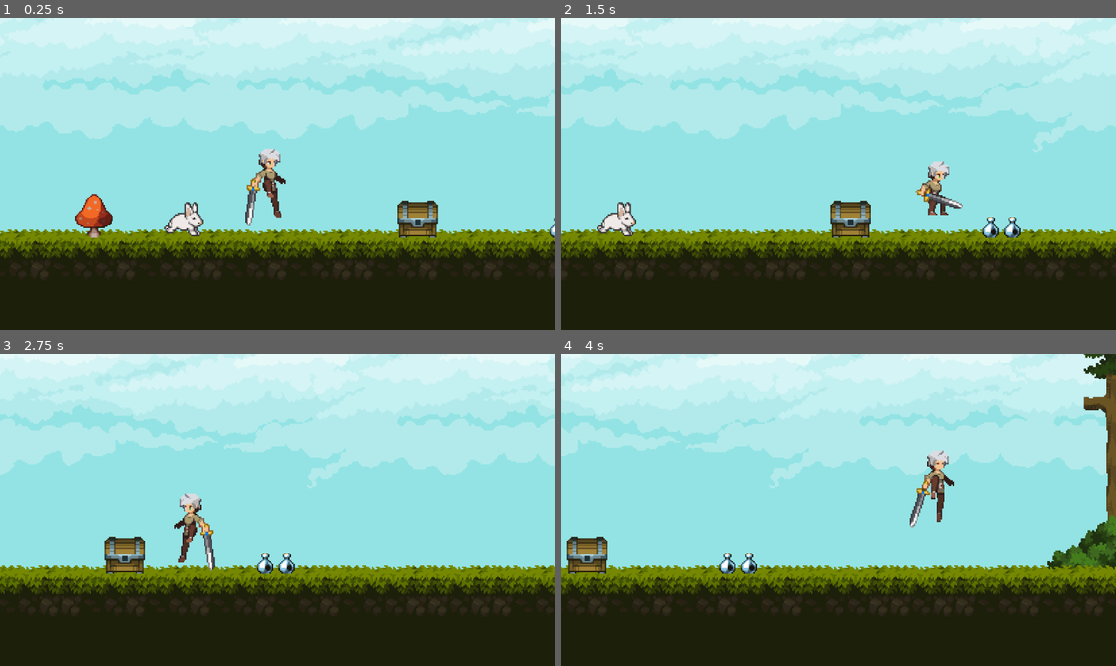
Above: before the commit, frames 1-4 (two rows, left to right).
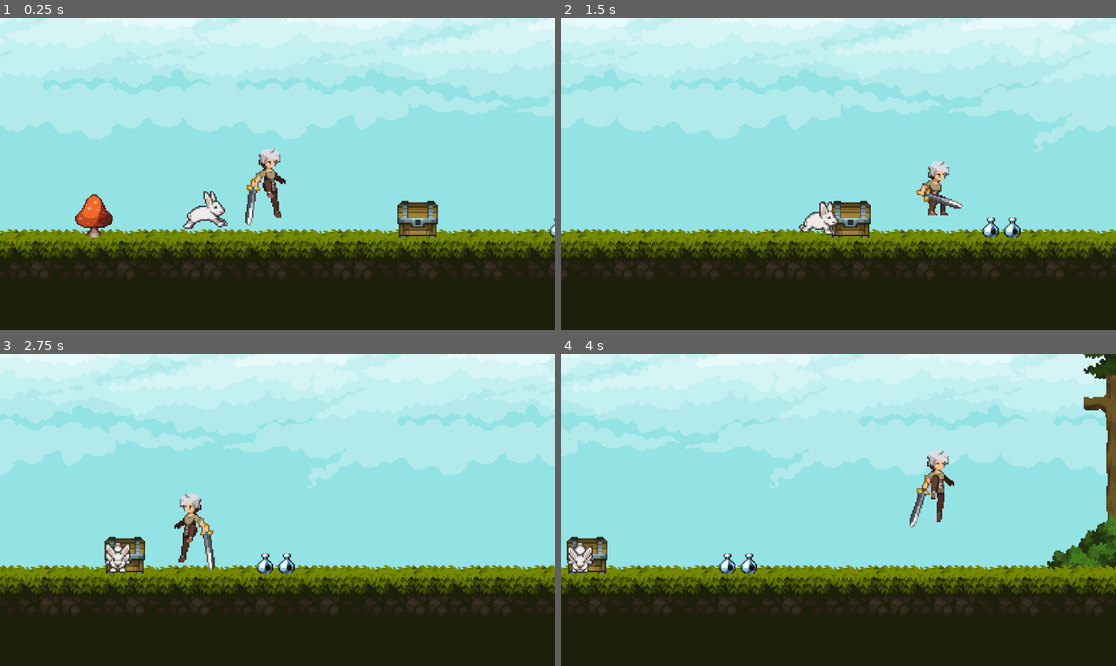
Above: after the commit, the same moments.

Repository: koljapluemer/lingua-escape
Game: Godot game, scene res://Levels/test_level.tscn
Two runs of this game, one before a commit and one after it. Both use one fixed random seed, a clock stepped at 60 frames per second and the inputs below.
Inputs:
- Up to frame 1 (0.25 s): no input
- Up to frame 2 (1.5 s): hold D (right) from 0.53 s (still down); tap Space (jump) at 0.6, 0.77, 1.07, 1.35 s
- Up to frame 3 (2.75 s): tap Space (jump) at 1.52, 1.82, 2.1 s; release D (right) at 2.03 s; hold A (left) from 2.03 s (still down)
- Up to frame 4 (4 s): release A (left) at 2.78 s; hold D (right) from 2.78 s (still down); tap Space (jump) at 2.85, 3.02, 3.32, 3.6, 3.77 s

The runs differ from the first frame. In frame 1, 0.8% of the frame differs, in the area x 29-42%, y 55-70%; in frame 2, 0.9%, in the area x 6-51%, y 58-70%; in frame 3, 0.4%; in frame 4, 0.4%.

Commit message:
make the rabbit move to the box

Diff:
--- a/Levels/test_level.tscn
+++ b/Levels/test_level.tscn
@@ -1494,5 +1494,6 @@
 [node name="Pilz" parent="Goals" instance=ExtResource("4_67vq1")]
 position = Vector2(-147, 79)
 
-[node name="Player2" parent="." instance=ExtResource("5_omcq1")]
+[node name="Tutor" parent="." node_paths=PackedStringArray("target") instance=ExtResource("5_omcq1")]
 position = Vector2(-76, 80)
+target = NodePath("../Goals/Box")
--- a/Scenes/tutor.gd
+++ b/Scenes/tutor.gd
@@ -1,6 +1,6 @@
 extends CharacterBody2D
 
-@export var speed : float = 200.0
+@export var speed : float = 100.0
 @export var jump_velocity : float = -150.0
 @export var double_jump_velocity : float = -100
 
@@ -8,74 +8,42 @@
 
 # Get the gravity from the project settings to be synced with RigidBody nodes.
 var gravity = ProjectSettings.get_setting("physics/2d/default_gravity")
-var has_double_jumped : bool = false
-var animation_locked : bool = false
 var direction : Vector2 = Vector2.ZERO
-var was_in_air : bool = false
+
+
+@export var target: Node2D
 
 func _physics_process(delta):
 	# Add the gravity.
 	if not is_on_floor():
 		velocity.y += gravity * delta
-		was_in_air = true
-	else:
-		has_double_jumped = false
 
-		if was_in_air == true:
-			land()
-
-		was_in_air = false
-
-	# # Handle Jump.
-	# if Input.is_action_just_pressed("jump"):
-	# 	if is_on_floor():
-	# 		# Normal jump from floor
-	# 		jump()
-	# 	elif not has_double_jumped:
-	# 		# Double jump in air
-	# 		double_jump()
+	# if target set, move towards target
+	# this is an NPC, NOT player-controlled at all
+	if target:
+		direction = target.global_position - global_position
+		direction = direction.normalized()
+		velocity.x = direction.x * speed
+		velocity.y = direction.y * speed
+		move_and_slide()
+		update_animation()
+		update_facing_direction()
+		# if closer than 10 units, stop
+		# set target to null, go idle
+		if global_position.distance_to(target.global_position) < 10:
+			target = null
+			velocity = Vector2.ZERO
+			animated_sprite.play("idle")
 
 
-	# Get the input direction and handle the movement/deceleration.
-	# As good practice, you should replace UI actions with custom gameplay actions.
-	# direction = Input.get_vector("left", "right", "up", "down")
-
-	# if direction.x != 0 && animated_sprite.animation != "jump_end":
-	# 	velocity.x = direction.x * speed
-	# else:
-	# 	velocity.x = move_toward(velocity.x, 0, speed)
-
-	velocity.x = move_toward(velocity.x, 0, speed)
-
-	move_and_slide()
-	update_animation()
-	update_facing_direction()
-
 func update_animation():
-	if not animation_locked:
-		if not is_on_floor():
-			animated_sprite.play("jump_loop")
-		else:
-			if direction.x != 0:
-				animated_sprite.play("run")
-			else:
-				animated_sprite.play("idle")
+	if direction.x != 0:
+		animated_sprite.play("run")
+	else:
+		animated_sprite.play("idle")
 
 func update_facing_direction():
 	if direction.x > 0:
 		animated_sprite.flip_h = false
 	elif direction.x < 0:
 		animated_sprite.flip_h = true
-
-func jump():
-	velocity.y = jump_velocity
-	animated_sprite.play("jump_start")
-	animation_locked = true
-
-func land():
-	animated_sprite.play("jump_end")
-	animation_locked = true
-
-func _on_animated_sprite_2d_animation_finished():
-	if(["jump_end", "jump_start", "jump_double"].has(animated_sprite.animation)):
-		animation_locked = false
--- a/Scenes/tutor.tscn
+++ b/Scenes/tutor.tscn
@@ -123,14 +123,15 @@
 script = ExtResource("1_y7dfg")
 
 [node name="AnimatedSprite2D" type="AnimatedSprite2D" parent="."]
-position = Vector2(-32, -49)
+position = Vector2(-32, -40)
 sprite_frames = SubResource("SpriteFrames_q1ej8")
 animation = &"idle"
 autoplay = "idle"
 centered = false
 
 [node name="CollisionShape2D" type="CollisionShape2D" parent="."]
-position = Vector2(3, -11)
+position = Vector2(3, -1)
 shape = SubResource("CapsuleShape2D_ry2ya")
+disabled = true
 
 [connection signal="animation_finished" from="AnimatedSprite2D" to="." method="_on_animated_sprite_2d_animation_finished"]
